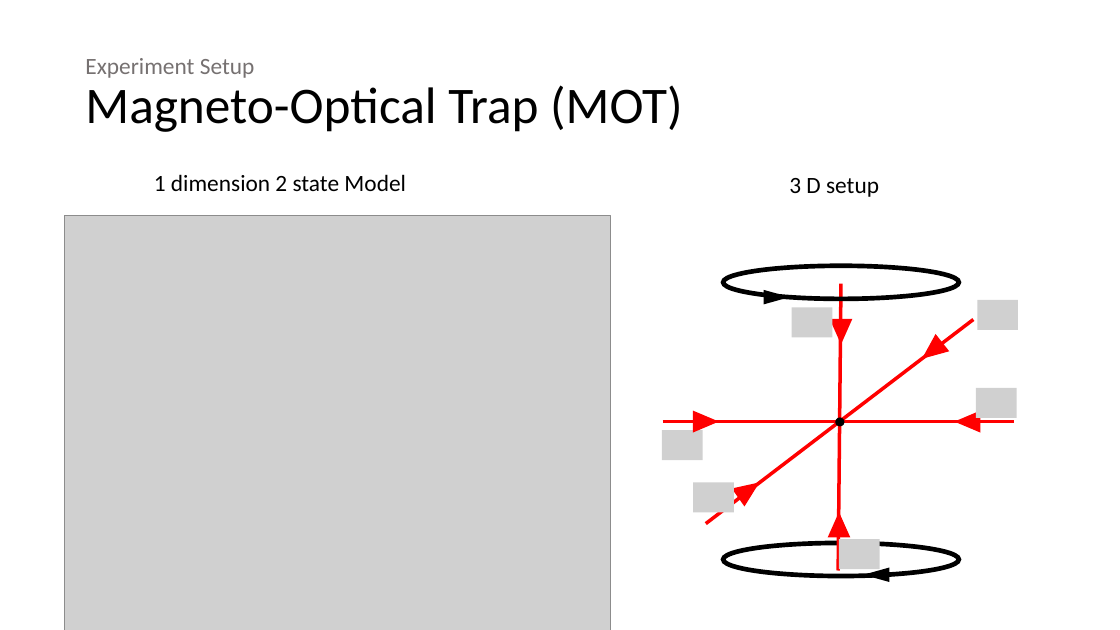
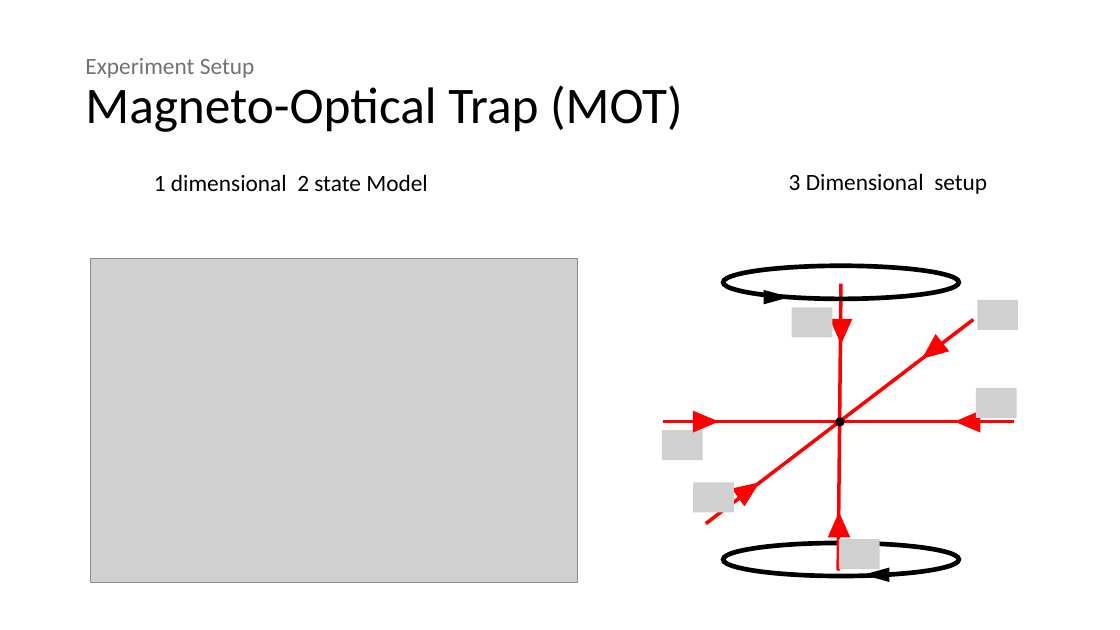
Before and after one commit to 545zhou/PHD-thesis, a slide deck: slide 7 of Presentation1.pptx. Drawn at 1120x630 pixels with LibreOffice and Linux fonts; fonts in the diff are those of the drawing; grey boxes stand for pictures. Boxes give left, top, right and bottom in pixels: in the first picture for what was removed or moved away, otherwise in the second. Text is boxed around its words. In the diff, an @@ line names an element or a change of style, - is before the commit and + after.

```diff
--- a/Presentation1.pptx
+++ b/Presentation1.pptx
@@ text at <box>154,174,428,191</box>: text changed @@
-1 dimension 2 state Model
+1 dimensional 2 state Model
@@ text at <box>789,173,987,194</box>: text changed @@
-3 D setup
+3 Dimensional setup
@@ picture: place and size @@
-picture at <box>65,215,610,630</box>
+picture at <box>91,258,578,582</box>
```
Also in this commit, not shown: 5 other slides changed, 1 slide added, 3 other files.
